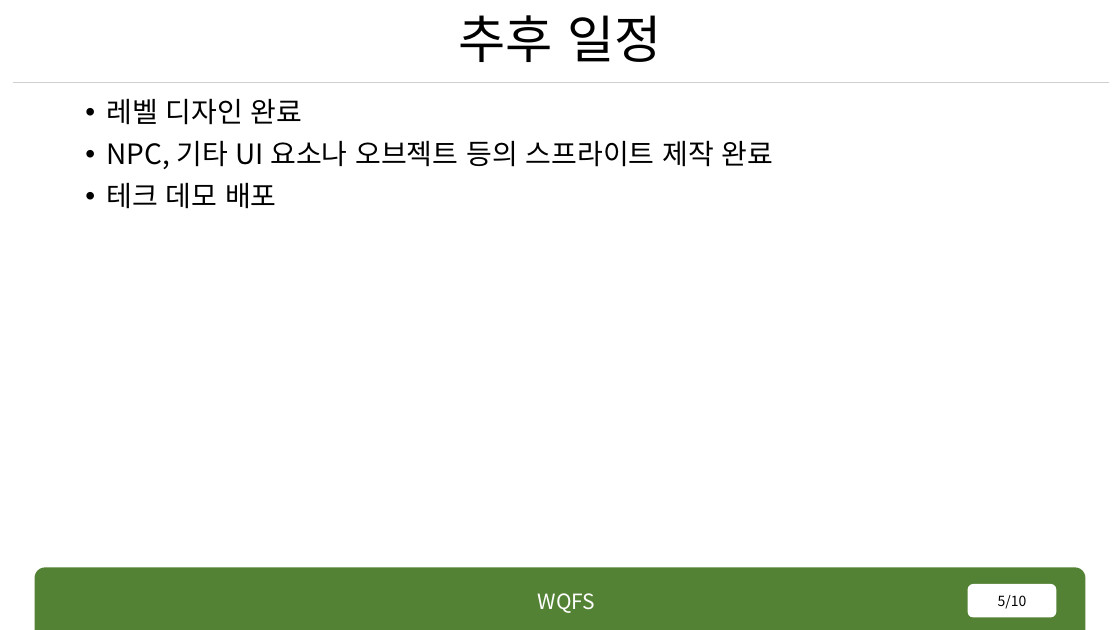
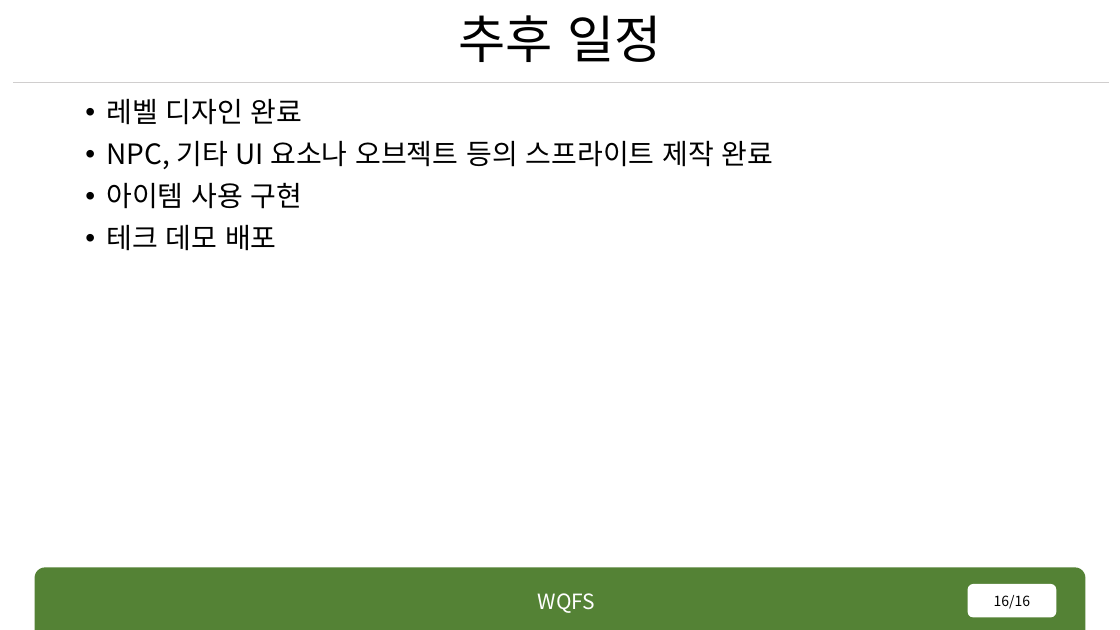
Before and after one commit to rennOobayashi/WQFS, a slide deck: slide 16 of WQFS.pptx (slide 5 before the commit). Drawn at 1120x630 pixels with LibreOffice and Linux fonts; fonts in the diff are those of the drawing. Boxes give left, top, right and bottom in pixels: in the first picture for what was removed or moved away, otherwise in the second. Text is boxed around its words. In the diff, an @@ line names an element or a change of style, - is before the commit and + after.

```diff
--- a/WQFS.pptx
+++ b/WQFS.pptx
@@ text at (x1=106, y1=182, x2=303, y2=209): paragraph added @@
+• 아이템 사용 구현
@@ page number at (x1=994, y1=595, x2=1031, y2=609): text changed @@
-5/10
+16/16
```
Also in this commit, not shown: 2 other slides changed, 11 slides added, 40 other files.
